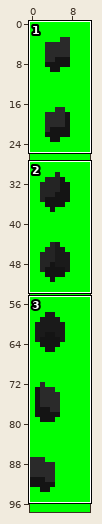
File history of a sprite sheet, DIRECTIONDUNGEON ReSpin/images/playLeft.png. Above, an overview of the earlier version with the close-up marked.
Close-up. Old version:
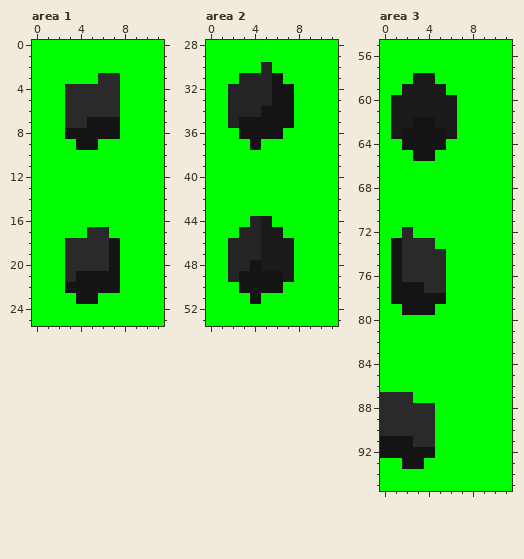
The file is 12x98 pixels. Colours within 5 levels of each other are drawn and written as one. Shown: area 1: x 0..11, y 0..25; area 2: x 0..11, y 28..53; area 3: x 0..11, y 55..95.
After:
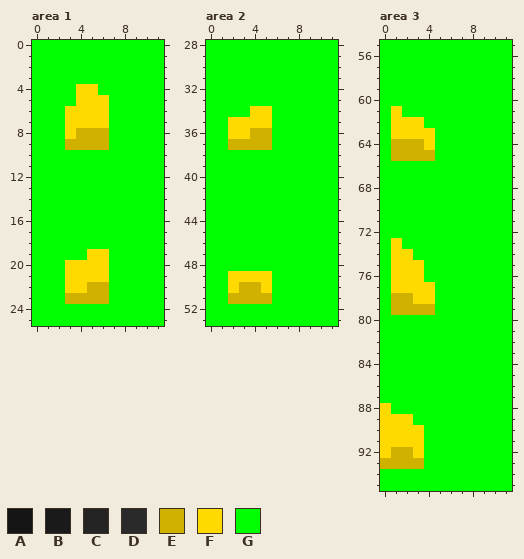
Palette (. is transparent): A #141414  B #1a1a1a  C #242424  D #2a2a2a  E #d0b100  F #ffda00  G #00ff00
Edits made:
Area 1:
Colour A becomes colour E in row 8 at x 4 to 6; in row 9 at x 4 to 5; in row 22 at x 5 to 6; in row 23 at x 4 to 5.
Colour G becomes colour E in row 9 at x 3 and 6; in row 23 at x 3 and 6.
Colour A becomes colour F in row 7 at x 5 to 6; in row 8 at x 3; in row 21 at x 4 to 6; in row 22 at x 3 to 4.
Colour D becomes colour F in row 4 at x 4 to 5; in row 5 at x 4 to 6; in row 6 at x 3 to 6; in row 7 at x 3 to 4; in row 19 at x 5 to 6; in row 20 at x 3 to 6.
Colour D becomes colour F in row 21 at x 3.
Colour A becomes colour G in rows 7 to 8 at x 7; in rows 18 to 22 at x 7.
Colour D becomes colour G in row 3 at x 6 to 7; in row 4 at x 3 and 6 to 7; in row 5 at x 3 and 7; in row 6 at x 7; in row 17 at x 5 to 6; in row 18 at x 3 to 6.
Colour D becomes colour G in row 19 at x 3 to 4.
Area 2:
Colour A becomes colour E in row 36 at x 4 to 5; in row 37 at x 4; in row 50 at x 3 to 4; in row 51 at x 4.
Colour G becomes colour E in row 37 at x 2 to 3 and 5; in row 51 at x 2 to 3 and 5.
Colour A becomes colour F in row 34 at x 5; in row 35 at x 3 to 5; in row 36 at x 3; in row 49 at x 3 to 5; in row 50 at x 5.
Colour C becomes colour F in row 34 at x 4; in row 35 at x 2; in row 49 at x 2.
Colour G becomes colour F in row 36 at x 2; in row 50 at x 2.
Colour A becomes colour G in row 31 at x 6; in rows 32 to 35 at x 6 to 7; in row 36 at x 6; in row 48 at x 4; in rows 49 to 50 at x 6.
Colour B becomes colour G in row 44 at x 5; in row 45 at x 5 to 6; in rows 46 to 48 at x 5 to 7; in row 49 at x 7.
Colour C becomes colour G in row 30 at x 5; in row 31 at x 3 to 5; in rows 32 to 33 at x 2 to 5; in row 34 at x 2 to 3; in row 44 at x 4; in row 45 at x 3 to 4.
Colour C becomes colour G in rows 46 to 47 at x 2 to 4; in row 48 at x 2 to 3.
Area 3:
Colour A becomes colour E in row 64 at x 2 to 3; in row 65 at x 3 to 4; in row 78 at x 1 to 2; in row 79 at x 2 to 4; in row 92 at x 1 to 2; in row 93 at x 2 to 3.
Colour G becomes colour E in row 64 at x 1; in row 65 at x 1 to 2; in row 79 at x 1; in row 93 at x 0 to 1.
Colour A becomes colour F in row 62 at x 3; in row 63 at x 2 to 4; in row 64 at x 4; in rows 73 to 76 at x 1; in row 77 at x 1 to 3; in row 78 at x 3 to 4.
Colour A becomes colour F in row 91 at x 0 to 2; in row 92 at x 0 and 3.
Colour B becomes colour F in row 61 at x 1; in row 62 at x 1 to 2; in row 63 at x 1.
Colour D becomes colour F in row 74 at x 2; in rows 75 to 76 at x 2 to 3; in row 77 at x 4; in row 88 at x 0; in row 89 at x 0 to 2; in row 90 at x 0 to 3.
Colour D becomes colour F in row 91 at x 3.
Colour A becomes colour G in row 62 at x 4; in rows 63 to 64 at x 5; in row 78 at x 5; in row 92 at x 4.
Colour B becomes colour G in row 58 at x 3 to 4; in row 59 at x 2 to 5; in row 60 at x 1 to 6; in row 61 at x 2 to 6; in row 62 at x 5 to 6; in row 63 at x 6.
Colour D becomes colour G in row 72 at x 2; in row 73 at x 2 to 4; in row 74 at x 3 to 5; in rows 75 to 76 at x 4 to 5; in row 77 at x 5; in row 87 at x 0 to 2.
Colour D becomes colour G in row 88 at x 1 to 4; in row 89 at x 3 to 4; in rows 90 to 91 at x 4.
